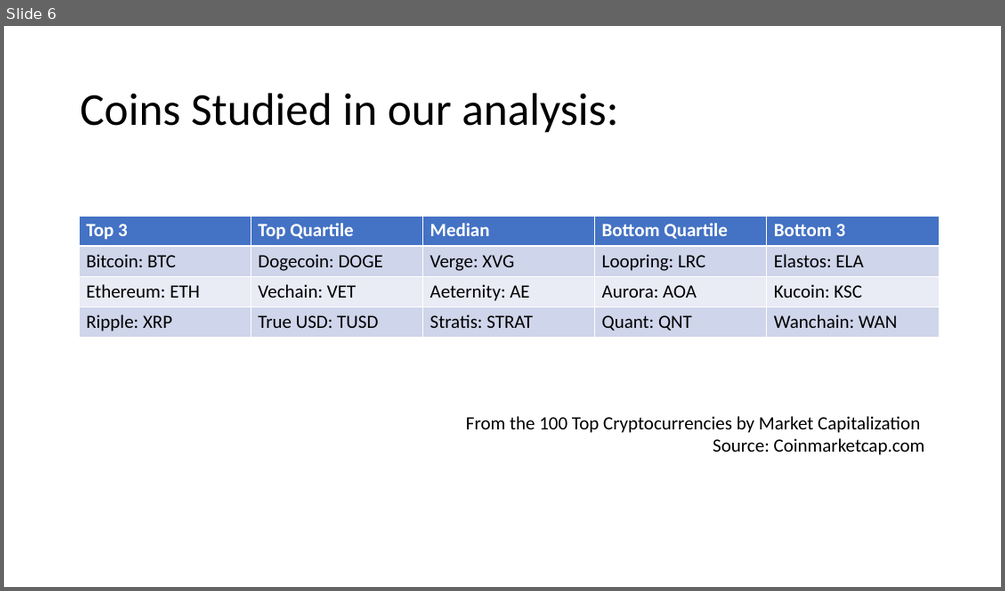
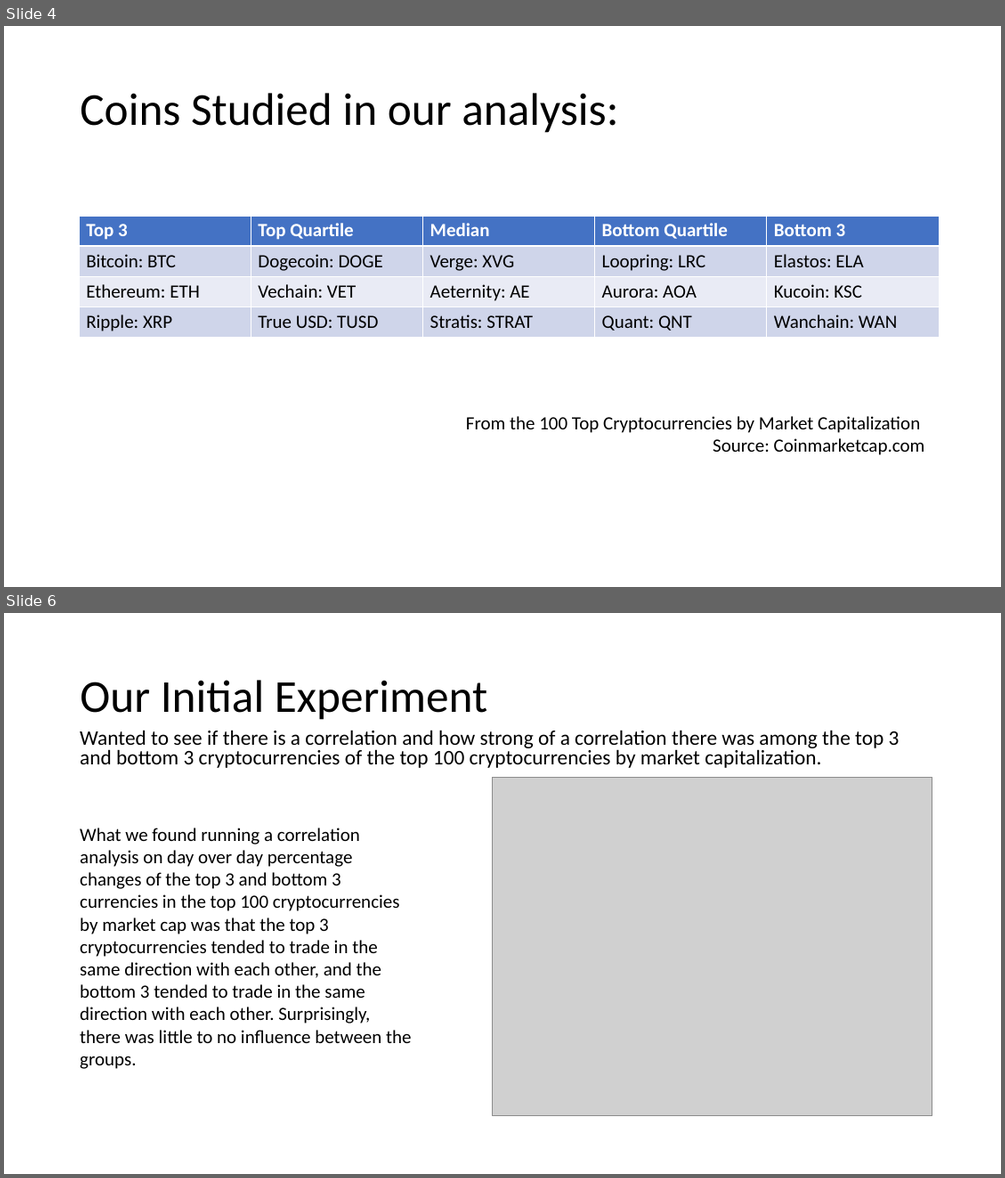
Before and after one commit to kevzha/CryptoAnalysis, a slide deck: Crypto Presentation .ppt. Shown one above the other, each under a label of ours: slide 6 before the commit, slides 4 and 6 after it; the slides between them are not shown. The pictures are 1005x591 and 1005x1178 pixels, drawn with LibreOffice and Linux fonts; fonts in the diff are those of the drawing; grey boxes stand for pictures. Boxes give left, top, right and bottom in pixels: in the first picture for what was removed or moved away, otherwise in the second. Text is boxed around its words. In the diff, an @@ line names an element or a change of style, - is before the commit and + after.

```diff
--- a/Crypto Presentation .ppt
+++ b/Crypto Presentation .ppt
@@ slide 6 added at [4, 613, 1001, 1174], background #FFFFFF @@
@@ title added at [80, 680, 487, 720], 44 pt, text #000000 @@
+Our Initial Experiment
@@ text added at [80, 730, 899, 768], 20 pt, text #000000 @@
+Wanted to see if there is a correlation and how strong of a correlation there was among the top 3 and bottom 3 cryptocurrencies of the top 100 cryptocurrencies by market capitalization.
@@ picture added at [492, 777, 932, 1115] @@
@@ text added at [80, 827, 411, 1069], 18 pt, text #000000 @@
+What we found running a correlation analysis on day over day percentage changes of the top 3 and bottom 3 currencies in the top 100 cryptocurrencies by market cap was that the top 3 cryptocurrencies tended to trade in the same direction with each other, and the bottom 3 tended to trade in the same direction with each other. Surprisingly, there was little to no influence between the groups.
@@ what was slide 6 is now slide 4 @@
```
Also in this commit, not shown: 1 slide changed, 2 other slides added, 2 slides removed, 4 other files.
